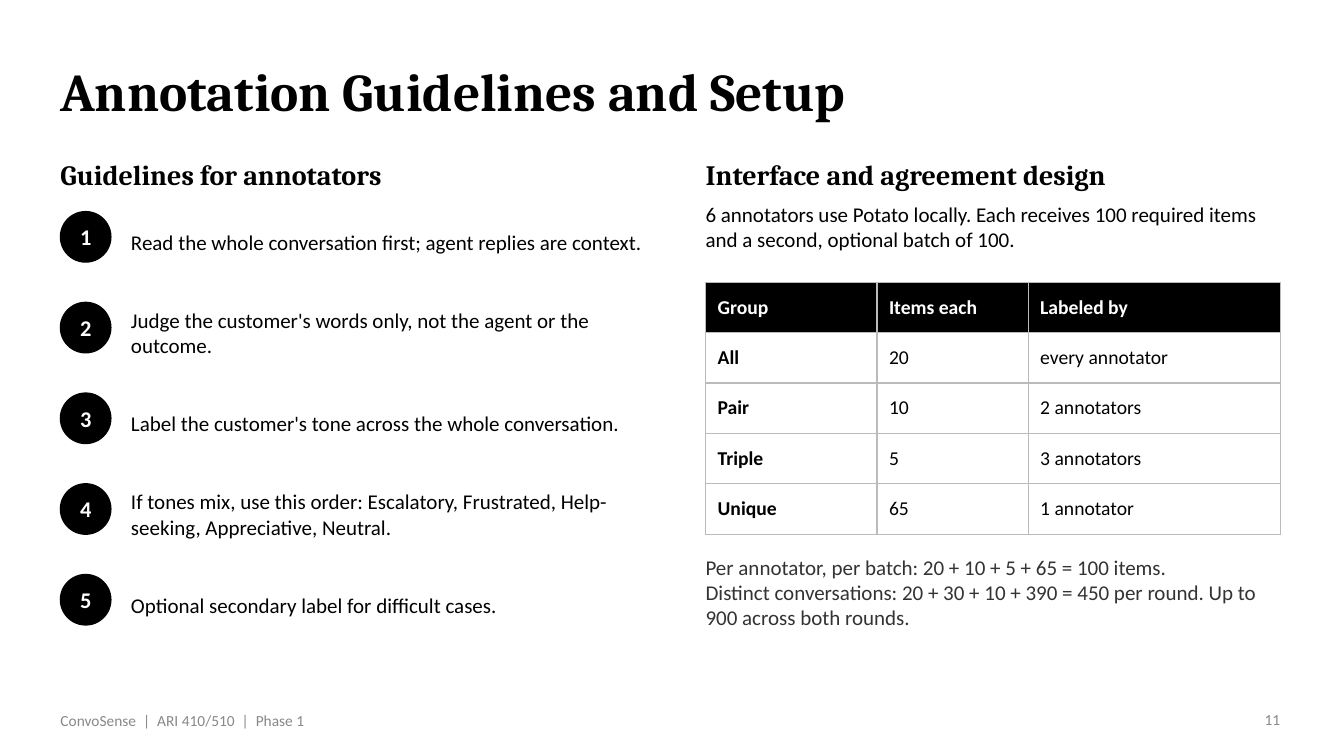
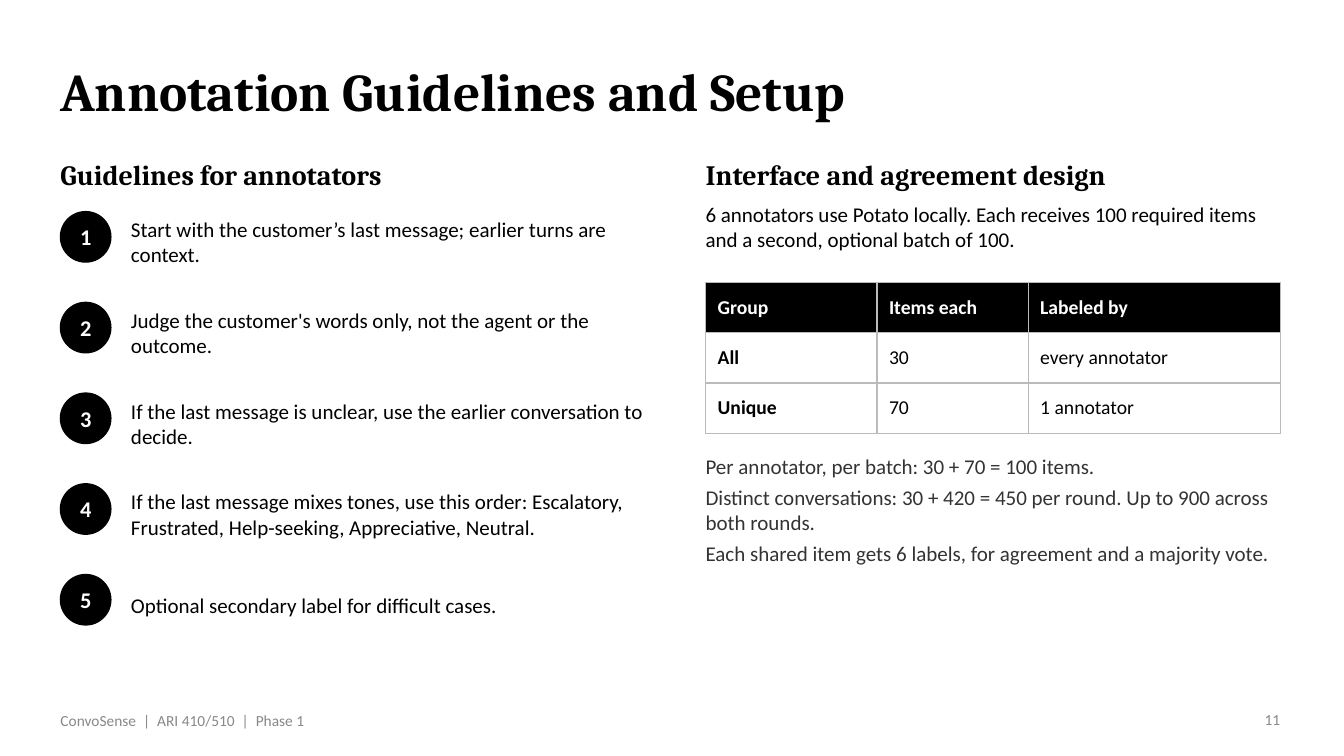
Before and after one commit to venkatrepaka-umich/ConvoSense, a slide deck: slide 11 of docs/Phase 1 PPT.pptx. Drawn at 1344x756 pixels with LibreOffice and Linux fonts; fonts in the diff are those of the drawing. Boxes give left, top, right and bottom in pixels: in the first picture for what was removed or moved away, otherwise in the second. Text is boxed around its words. In the diff, an @@ line names an element or a change of style, - is before the commit and + after.

```diff
--- a/docs/Phase 1 PPT.pptx
+++ b/docs/Phase 1 PPT.pptx
@@ text at box(131, 222, 606, 262): text changed @@
-Read the whole conversation first; agent replies are context.
+Start with the customer’s last message; earlier turns are context.
@@ table at box(706, 282, 1280, 434) @@
-row 2: All | 20 | every annotator
-row 3: Pair | 10 | 2 annotators
-row 4: Triple | 5 | 3 annotators
-row 5: Unique | 65 | 1 annotator
+row 2: All | 30 | every annotator
+row 3: Unique | 70 | 1 annotator
@@ text at box(131, 404, 642, 444): text changed @@
-Label the customer's tone across the whole conversation.
+If the last message is unclear, use the earlier conversation to decide.
@@ text at box(706, 459, 1268, 565): text changed @@
-Per annotator, per batch: 20 + 10 + 5 + 65 = 100 items.
-Distinct conversations: 20 + 30 + 10 + 390 = 450 per round. Up to 900 across both rounds.
+Per annotator, per batch: 30 + 70 = 100 items.
+Distinct conversations: 30 + 420 = 450 per round. Up to 900 across both rounds.
+Each shared item gets 6 labels, for agreement and a majority vote.
@@ text at box(131, 494, 622, 539): text changed @@
-If tones mix, use this order: Escalatory, Frustrated, Help-seeking, Appreciative, Neutral.
+If the last message mixes tones, use this order: Escalatory, Frustrated, Help-seeking, Appreciative, Neutral.
```
Also in this commit, not shown: 3 other slides changed, 2 other files.
